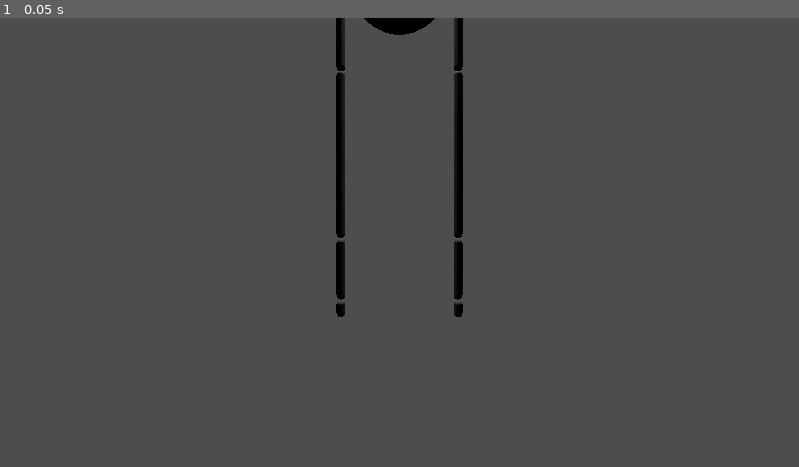
Above: before the commit, frame 1.
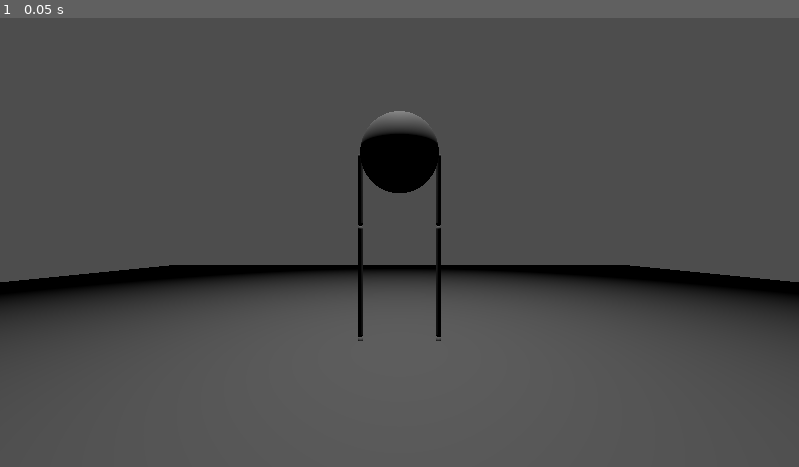
Above: after the commit, the same moment.

Repository: jehoz/legs-and-gaits
Game: Godot game, scene res://scenes/default.tscn
Same seed, same stepped clock (60 frames per second), same inputs: the game is played once before the commit and once after it.
Inputs:
- Up to frame 1 (0.05 s): no input

The runs differ from the first frame. In frame 1, 9.2% of the frame differs, in the area x 0-100%, y 0-72%.

Commit message:
Update scenes

Diff:
--- a/scenes/creature.tscn
+++ b/scenes/creature.tscn
@@ -10,7 +10,6 @@
 
 [node name="BodySegment" type="Node3D" parent="."]
 script = ExtResource("2_6dagn")
-radius = null
 
 [node name="Leg L" type="Node3D" parent="BodySegment"]
 script = ExtResource("2_e051i")
--- a/scenes/default.tscn
+++ b/scenes/default.tscn
@@ -1,13 +1,20 @@
-[gd_scene load_steps=2 format=3 uid="uid://coip7ho7vu6cf"]
+[gd_scene load_steps=3 format=3 uid="uid://coip7ho7vu6cf"]
 
 [ext_resource type="PackedScene" uid="uid://ea6ychu6ebkn" path="res://scenes/creature.tscn" id="1_ubie8"]
+
+[sub_resource type="QuadMesh" id="QuadMesh_kebb5"]
+size = Vector2(10, 10)
+orientation = 1
 
 [node name="Default" type="Node3D"]
 
 [node name="Creature" parent="." instance=ExtResource("1_ubie8")]
 
 [node name="Camera3D" type="Camera3D" parent="."]
-transform = Transform3D(1, 0, 0, 0, 1, 0, 0, 0, 1, 0, 0, 1)
+transform = Transform3D(1, 0, 0, 0, 1, 0, 0, 0, 1, 0, 0.5, 1.5)
 
 [node name="OmniLight3D" type="OmniLight3D" parent="."]
 transform = Transform3D(1, 0, 0, 0, 1, 0, 0, 0, 1, 0, 2.46002, 0)
+
+[node name="Ground" type="MeshInstance3D" parent="."]
+mesh = SubResource("QuadMesh_kebb5")
